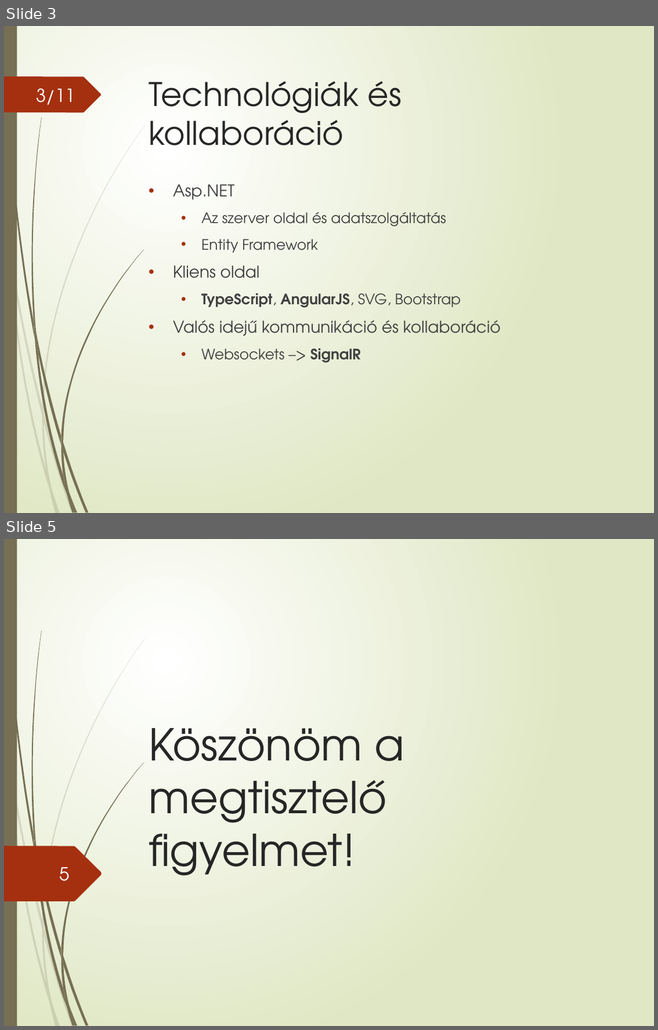
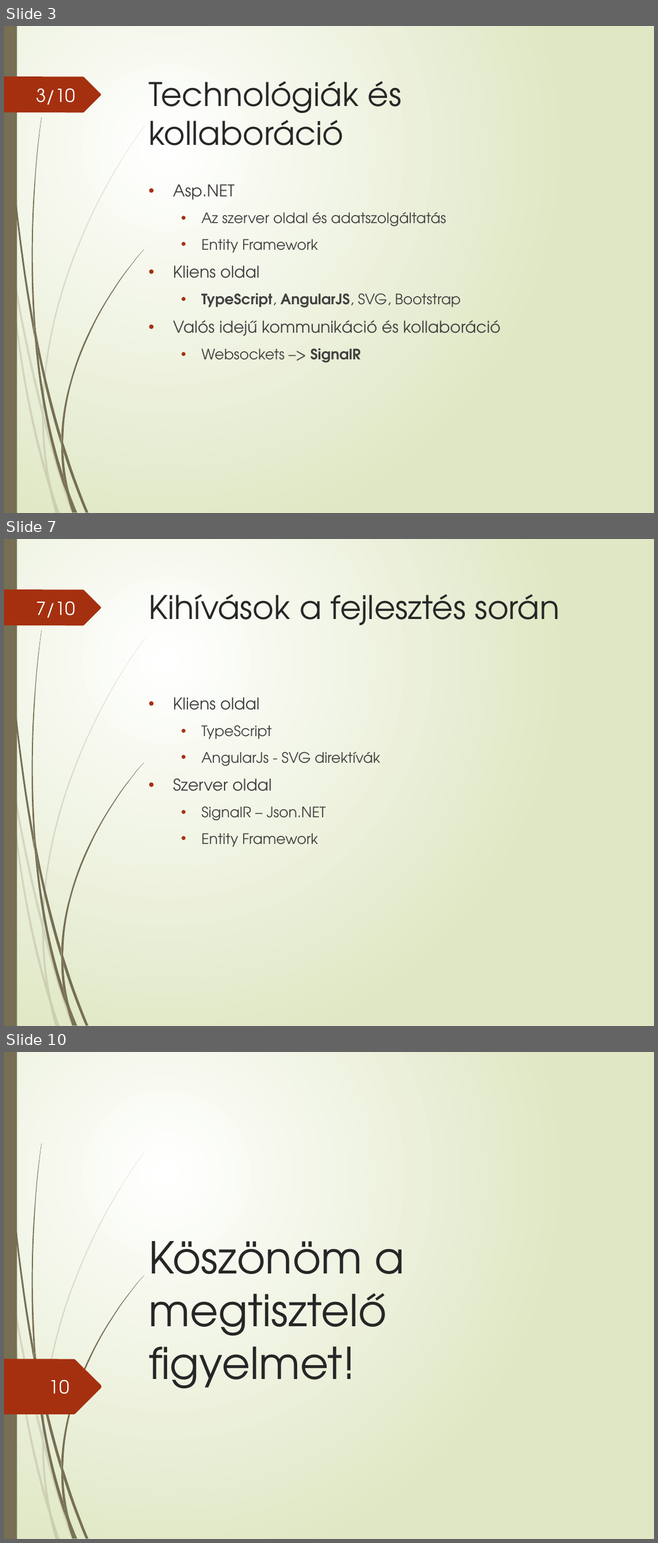
Before and after one commit to lovi88/AA_SZAKDOLGOZAT, a slide deck: DVD/prezentacio/K971UM_Lovas_Tick.pptx. Shown one above the other, each under a label of ours: slides 3 and 5 before the commit, slides 3, 7 and 10 after it; the slides between them are not shown. The pictures are 658x1030 and 658x1543 pixels, drawn with LibreOffice and Linux fonts; fonts in the diff are those of the drawing. Boxes give left, top, right and bottom in pixels: in the first picture for what was removed or moved away, otherwise in the second. Text is boxed around its words. In the diff, an @@ line names an element or a change of style, - is before the commit and + after.

```diff
--- a/DVD/prezentacio/K971UM_Lovas_Tick.pptx
+++ b/DVD/prezentacio/K971UM_Lovas_Tick.pptx
@@ slide 7 added at (4,539,654,1026), background gradient #FFFFFF to #DFE8C4; not listed: 24 template elements that a slide beside it also shows @@
@@ page number added at (36,601,75,618), 20 pt, text #FEFFFF @@
+7/10
@@ title added at (148,594,559,625), 36 pt, text #262626 @@
+Kihívások a fejlesztés során
@@ text added at (173,697,380,847), 16 pt, text #404040 @@
+• Kliens oldal
+  • TypeScript
+  • AngularJs - SVG direktívák
+• Szerver oldal
+  • SignalR – Json.NET
+  • Entity Framework
@@ page number at (36,88,75,105): text changed @@
-3/11
+3/10
@@ what was slide 5 is now slide 10 @@
@@ page number at (49,1380,69,1394): text changed @@
-5
+10
```
Also in this commit, not shown: 2 slides changed, 4 other slides added, 9 other files.
